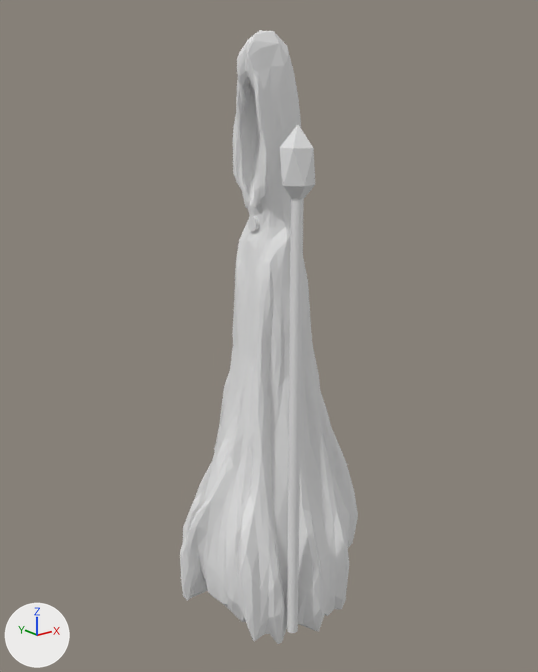
Two versions of the FBX model Assets/Meshes/scribe.fbx, one commit apart.
Rendered twice from a 50 mm camera at (-3.32, -4.1, 3.77) aimed at (0.04, 0.09, 2.09). The axes (+X, +Y, +Z) are drawn at lower left. The lights are the same throughout. Where no turn or scale is listed for an object, it has been applied to the vertices.

The first picture shows 'scribe', 'staff', 'staff-gem'.
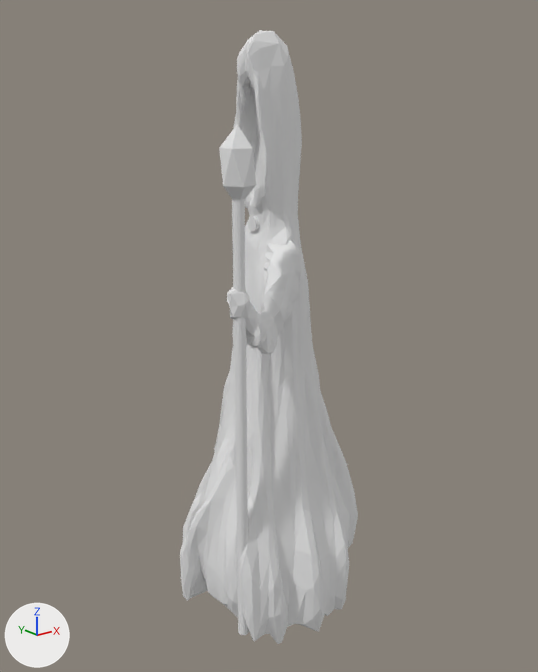
The change, as JSON lines over the scene's bpy script:
```json
{"op": "add", "block": "me_cube_003", "code": ["me_cube_003 = bpy.data.meshes.new('Cube.003')", "me_cube_003.from_pydata(...)  # 183 vertices, 362 faces; spans x -0.592..0.127, y -0.244..0.105, z -0.586..0.163"]}
{"op": "set", "path": "ob_staff.location", "old": "(-0.25, -0.55, 1.75)", "new": "(-0.55, -0.34, 1.75)"}
{"op": "set", "path": "ob_staff_gem.location", "old": "(-0.25, -0.55, 3.4)", "new": "(-0.55, -0.34, 3.4)"}
{"op": "add", "block": "ob_left_arm", "code": ["ob_left_arm = bpy.data.objects.new('Left Arm', me_cube_003)", "ob_left_arm.location = (-0.03, -0.18, 2.74)"]}
```

Changed parts and their boxes [x1, y1, x2, y2] in the pictures (538 x 672 px):
```json
{"object": "staff", "change": "moved", "before": [287, 198, 304, 633], "after": [232, 198, 249, 635]}
{"object": "Left Arm", "change": "added", "after": [227, 239, 301, 354]}
{"object": "staff-gem", "change": "moved", "before": [279, 125, 315, 200], "after": [219, 124, 256, 200]}
```
